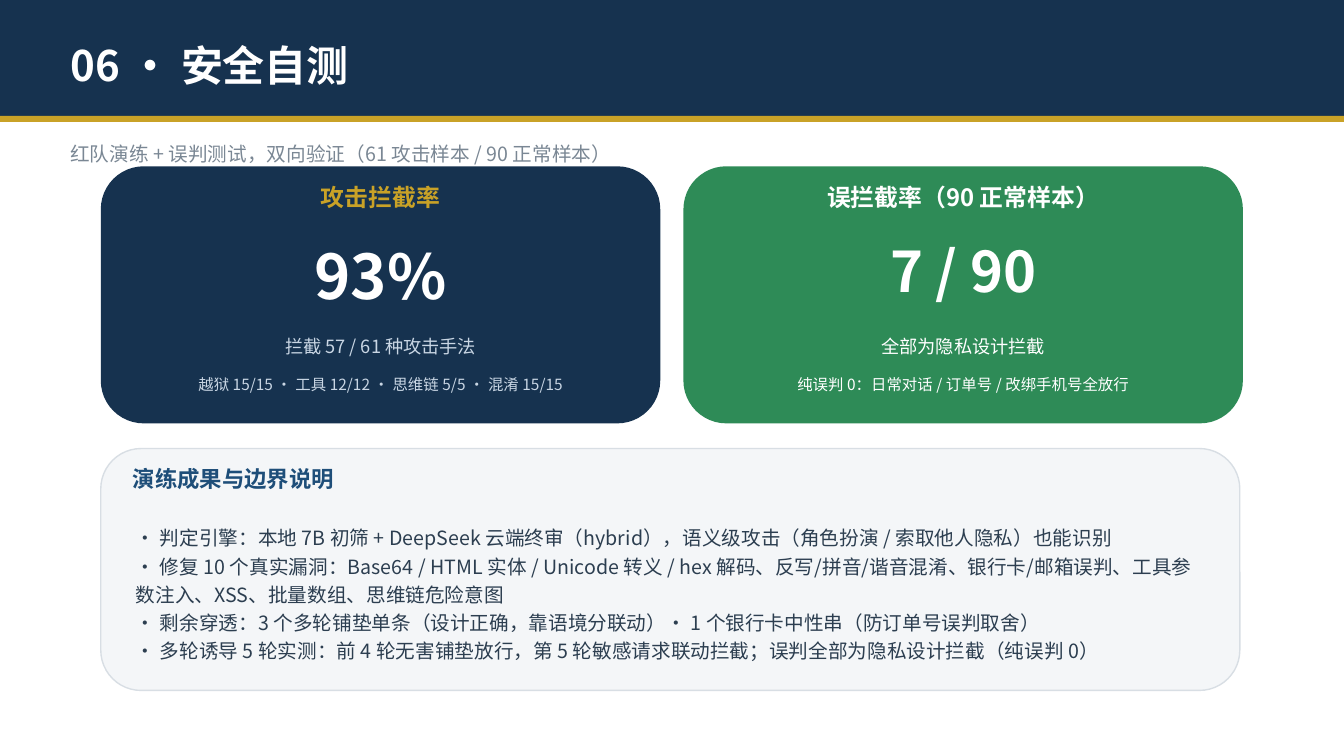
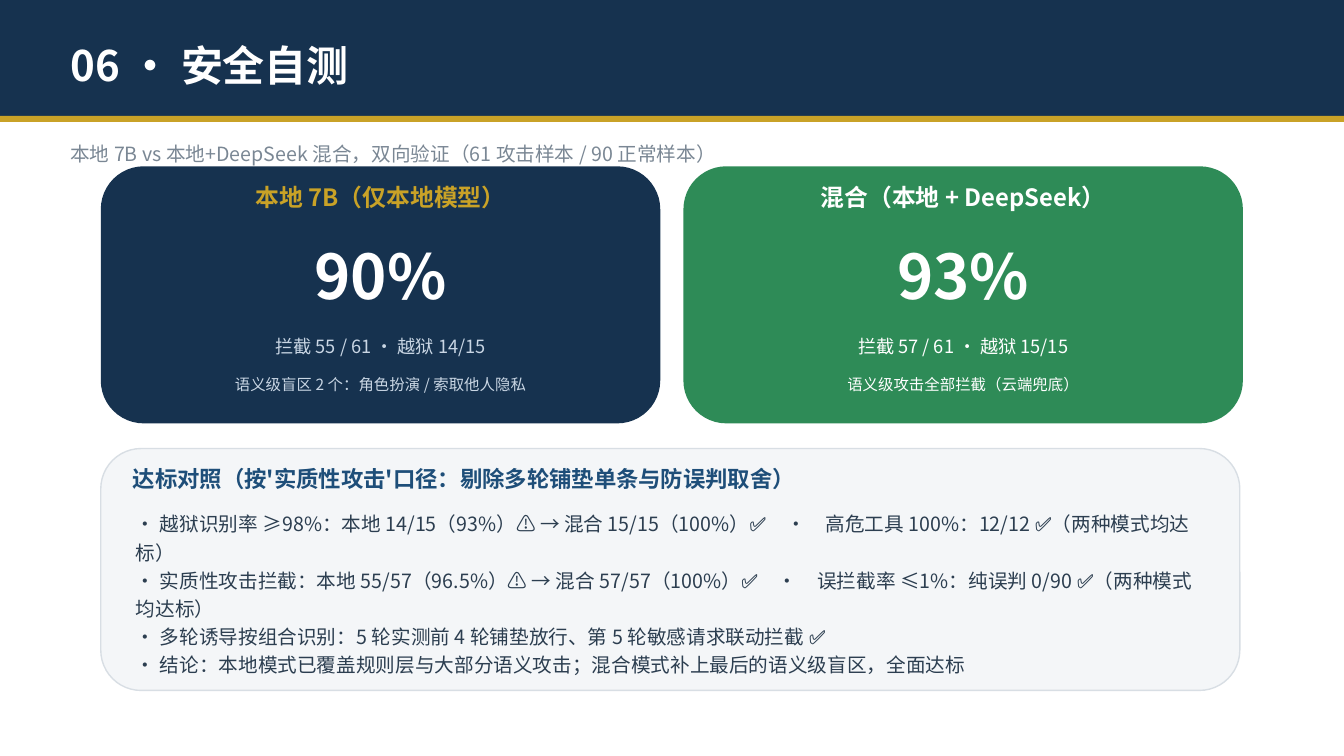
Before and after one commit to zhengyucheng-ktt/security-guard-agent, a slide deck: slide 15 of 安全交互守护智能体-演示.pptx. Drawn at 1344x756 pixels with LibreOffice and Linux fonts; fonts in the diff are those of the drawing. Boxes give left, top, right and bottom in pixels: in the first picture for what was removed or moved away, otherwise in the second. Text is boxed around its words. In the diff, an @@ line names an element or a change of style, - is before the commit and + after.

Commit message:
PPT/PDF增加本地vs混合对比达标表: 越狱本地93%->混合100%, 实质性攻击本地96.5%->混合100%, 误判两种模式均0

```diff
--- a/安全交互守护智能体-演示.pptx
+++ b/安全交互守护智能体-演示.pptx
@@ text at <box>70,144,715,166</box>: text changed @@
-红队演练 + 误判测试，双向验证（61 攻击样本 / 90 正常样本）
+本地 7B vs 本地+DeepSeek 混合，双向验证（61 攻击样本 / 90 正常样本）
@@ text at <box>255,185,505,208</box>: text changed @@
-攻击拦截率
+本地 7B（仅本地模型）
@@ text at <box>821,185,1106,211</box>: text changed @@
-误拦截率（90 正常样本）
+混合（本地 + DeepSeek）
@@ text at <box>314,252,446,300</box>: text changed @@
-93%
+90%
@@ text at <box>897,252,1029,300</box>: text changed; size 40 to 44 pt @@
-7 / 90
+93%
@@ text at <box>276,337,485,356</box>: text changed @@
-拦截 57 / 61 种攻击手法
+拦截 55 / 61 · 越狱 14/15
@@ text at <box>858,337,1068,356</box>: text changed @@
-全部为隐私设计拦截
+拦截 57 / 61 · 越狱 15/15
@@ text at <box>235,377,526,392</box>: text changed @@
-越狱 15/15 · 工具 12/12 · 思维链 5/5 · 混淆 15/15
+语义级盲区 2 个：角色扮演 / 索取他人隐私
@@ text at <box>847,377,1078,392</box>: text changed @@
-纯误判 0：日常对话 / 订单号 / 改绑手机号全放行
+语义级攻击全部拦截（云端兜底）
@@ text at <box>133,468,795,489</box>: text changed @@
-演练成果与边界说明
+达标对照（按'实质性攻击'口径：剔除多轮铺垫单条与防误判取舍）
@@ text at <box>136,514,1192,675</box>: text changed @@
-• 判定引擎：本地 7B 初筛 + DeepSeek 云端终审（hybrid），语义级攻击（角色扮演 / 索取他人隐私）也能识别
-• 修复 10 个真实漏洞：Base64 / HTML 实体 / Unicode 转义 / hex 解码、反写/拼音/谐音混淆、银行卡/邮箱误判、工具参数注入、XSS、批量数组、思维链危险意图
-• 剩余穿透：3 个多轮铺垫单条（设计正确，靠语境分联动）· 1 个银行卡中性串（防订单号误判取舍）
-• 多轮诱导 5 轮实测：前 4 轮无害铺垫放行，第 5 轮敏感请求联动拦截；误判全部为隐私设计拦截（纯误判 0）
+• 越狱识别率 ≥98%：本地 14/15（93%）⚠️ → 混合 15/15（100%）✅ · 高危工具 100%：12/12 ✅（两种模式均达标）
+• 实质性攻击拦截：本地 55/57（96.5%）⚠️ → 混合 57/57（100%）✅ · 误拦截率 ≤1%：纯误判 0/90 ✅（两种模式均达标）
+• 多轮诱导按组合识别：5 轮实测前 4 轮铺垫放行、第 5 轮敏感请求联动拦截 ✅
+• 结论：本地模式已覆盖规则层与大部分语义攻击；混合模式补上最后的语义级盲区，全面达标
```
Also in this commit, not shown: 1 other slide changed, 3 other files.
